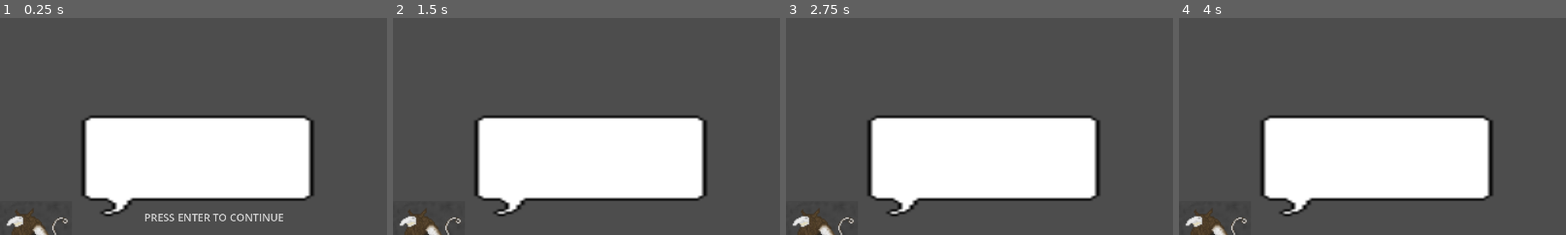
Above: before the commit, frames 1-4 (left to right).
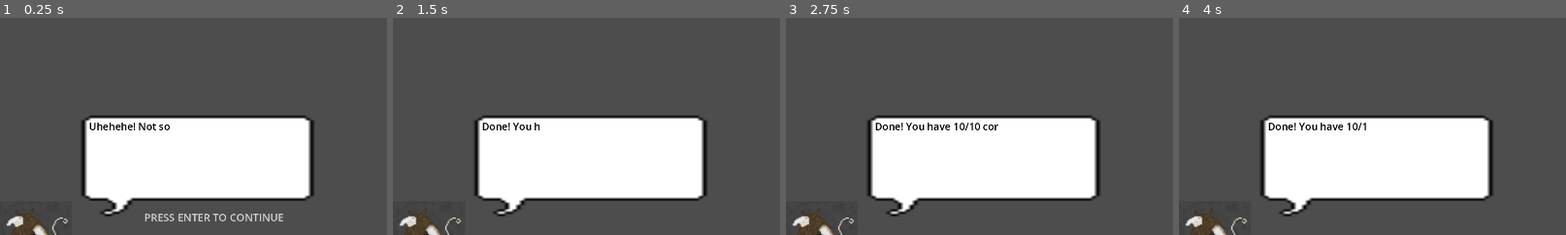
Above: after the commit, the same moments.

Repository: Orozon64/The-Sauna-Pact
Game: Godot game, scene res://scenes/quiz.tscn
Two runs of this game, one before a commit and one after it. Both use one fixed random seed, a clock stepped at 60 frames per second and the inputs below. This scene is started directly instead of the project's main scene.
Inputs:
- Up to frame 1 (0.25 s): no input
- Up to frame 2 (1.5 s): click "SKIP QUIZ" at 0.5 s; click "SKIP QUIZ" at 1.25 s
- Up to frame 3 (2.75 s): tap Enter (advance_dialogue) at 2, 2.1 s; hold D (move_right) from 2.03 s (still down); tap Space at 2.27 s
- Up to frame 4 (4 s): release D (move_right) at 2.78 s; hold S (move_down) 2.78-3.53 s; tap E (item_interact) at 2.85 s; tap Space at 3.02 s; hold D (move_right) from 3.53 s (still down); tap Enter (advance_dialogue) at 3.6 s
The pictures show only the part of the screen within x 27-77%, y 11-61%; the shares and areas given below are measured in that part.

The runs differ from the first frame. In frame 1, 0.4% of the frame differs, in the area x 23-44%, y 48-52%; in frame 2, 0.3%; in frame 3, 0.5%, in the area x 23-55%, y 48-52%; in frame 4, 0.4%.
Error before the commit: Invalid access of index '0' on a base object of type: 'Array'. (res://scripts/dialogue_manager.gd:66)

Commit message:
update to troll dialogue

Diff:
--- a/scripts/dialogue_manager.gd
+++ b/scripts/dialogue_manager.gd
@@ -60,7 +60,8 @@
 		1:
 			next_scene = "finnish_map"
 			dialogue_sfx = ["ReindeerIntro/ri1", "ReindeerIntro/ri2", "ReindeerIntro/ri3", "ReindeerIntro/ri4", "ReindeerIntro/ri5", "ReindeerIntro/ri6", "ReindeerIntro/ri7", "ReindeerIntro/ri8", "ReindeerIntro/ri9", "ReindeerIntro/ri10",]
-
+		2:
+			dialogue_sfx = ["TrollCave1", "TrollCave2", "TrollCave1", "TrollCave2", "TrollCave1", "TrollCave2", "TrollCave1", "TrollCave2", "TrollCave1", "TrollCave2", "TrollCave1", "TrollCave2", "TrollCave1", "TrollCave2", "TrollCave1", "TrollCave2","TrollCave1", "TrollCave2","TrollCave1", "TrollCave2","TrollCave1", "TrollCave2","TrollCave1", "TrollCave2","TrollCave1", "TrollCave2","TrollCave1", "TrollCave2","TrollCave1", "TrollCave2","TrollCave1", "TrollCave2",]
 	$DialogueRTLabel.text = ""
 	current_scene_dialogue = dialogue_dict.get(scene_id)
 	$TalkingSFXPlayer.stream = ResourceLoader.load("res://Sound Effects/" + dialogue_sfx[0] + ".mp3")
Not shown, changed: save_game.data
